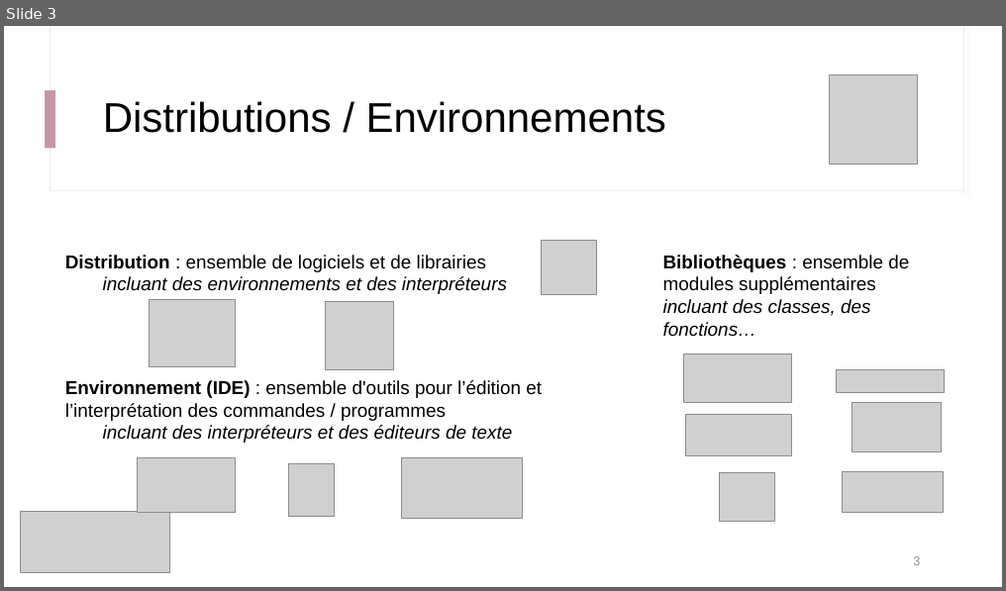
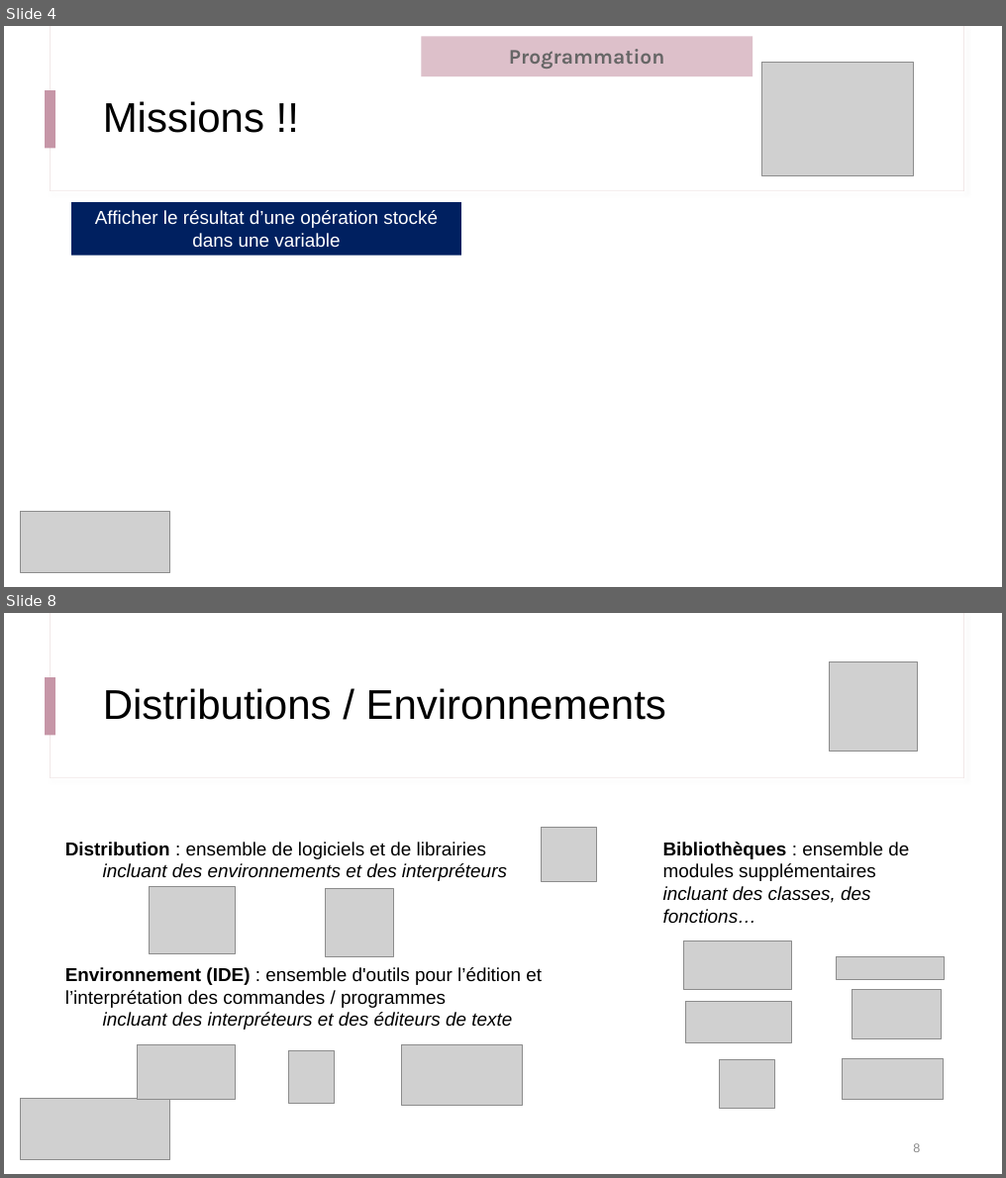
Before and after one commit to IOGS-Digital-Methods/semester-5, a slide deck: ONIP/onip_b1_methodes_numeriques/seance1_demistifier_python/B1_s1_1_Demystifier_Python.pptx. Shown one above the other, each under a label of ours: slide 3 before the commit, slides 4 and 8 after it; the slides between them are not shown. The pictures are 1006x591 and 1006x1178 pixels, drawn with LibreOffice and Linux fonts; fonts in the diff are those of the drawing; grey boxes stand for pictures. Boxes give left, top, right and bottom in pixels: in the first picture for what was removed or moved away, otherwise in the second. Text is boxed around its words. In the diff, an @@ line names an element or a change of style, - is before the commit and + after.

```diff
--- a/ONIP/onip_b1_methodes_numeriques/seance1_demistifier_python/B1_s1_1_Demystifier_Python.pptx
+++ b/ONIP/onip_b1_methodes_numeriques/seance1_demistifier_python/B1_s1_1_Demystifier_Python.pptx
@@ slide 4 added at bbox=[4, 26, 1002, 587], background #FFFFFF; not listed: 3 template elements that a slide beside it also shows @@
@@ rectangle added at bbox=[421, 37, 752, 76], fill #DDC0CA, 20 pt, text #666666, bold @@
+Programmation
@@ picture added at bbox=[762, 62, 914, 175] @@
@@ title added at bbox=[103, 101, 264, 133], 40 pt, text #000000 @@
+Missions !!
@@ rectangle added at bbox=[71, 202, 461, 256], fill #002060, 18 pt, text #FFFFFF @@
+Afficher le résultat d’une opération stocké dans une variable
@@ picture added at bbox=[21, 512, 170, 573] @@
@@ what was slide 3 is now slide 8 @@
```
Also in this commit, not shown: 1 slide changed, 4 other slides added, 1 other file.
